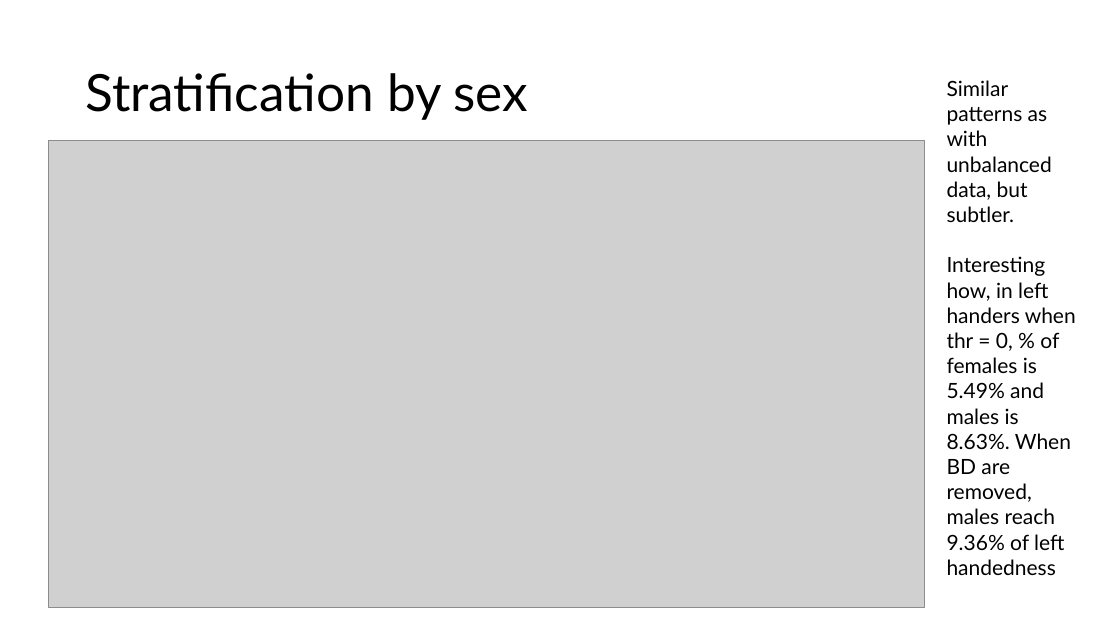
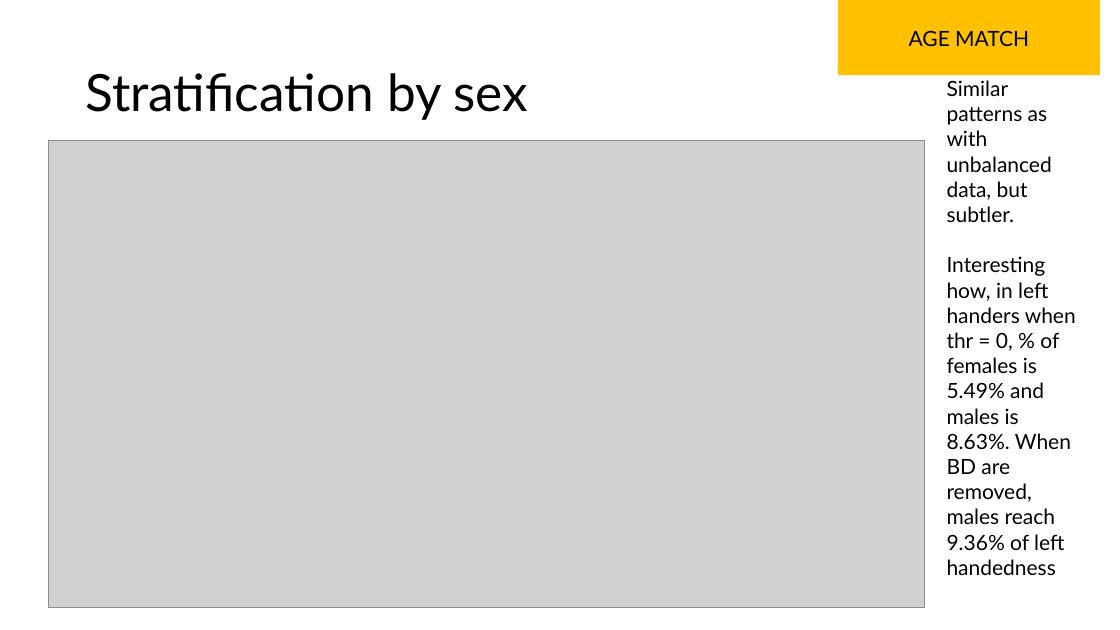
Before and after one commit to igarcia17/EHI_laterality, a slide deck: slide 25 of Summary.pptx (slide 24 before the commit). Drawn at 1120x630 pixels with LibreOffice and Linux fonts; fonts in the diff are those of the drawing; grey boxes stand for pictures. Boxes give left, top, right and bottom in pixels: in the first picture for what was removed or moved away, otherwise in the second. Text is boxed around its words. In the diff, an @@ line names an element or a change of style, - is before the commit and + after.

```diff
--- a/Summary.pptx
+++ b/Summary.pptx
@@ rectangle added at bbox=[839, 0, 1101, 76], fill #FFC000, 18 pt, text #000000 @@
+AGE MATCH
```
Also in this commit, not shown: 6 other slides changed, 5 slides added, 2 slides removed, 10 other files.
